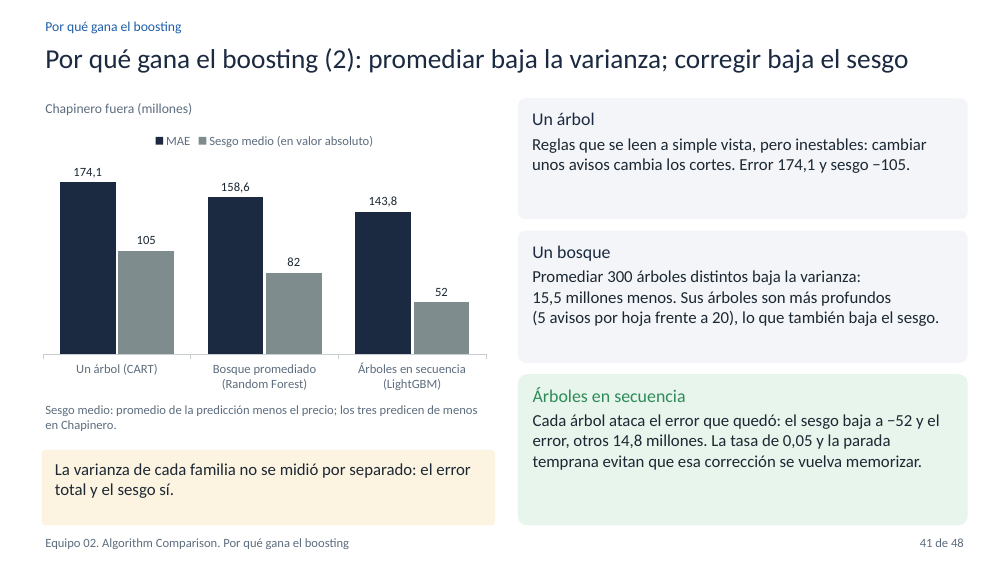
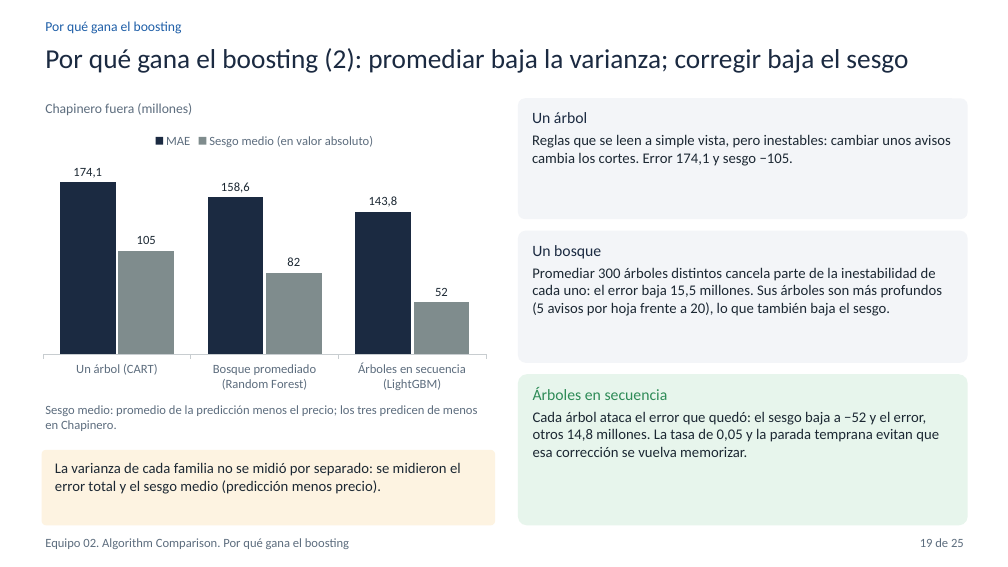
Before and after one commit to hsaguilera/BDML-PS03, a slide deck: slide 19 of 03_slides/compare_equipo_02.pptx (slide 41 before the commit). Drawn at 1008x567 pixels with LibreOffice and Linux fonts; fonts in the diff are those of the drawing. Boxes give left, top, right and bottom in pixels: in the first picture for what was removed or moved away, otherwise in the second. Text is boxed around its words. In the diff, an @@ line names an element or a change of style, - is before the commit and + after.

Commit message:
Reduce las presentaciones finales a 27 y 25 láminas para la exposición
Best Model Deep Dive queda con 27 láminas y Algorithm Comparison con 25,
con las cifras verificadas, las notas del orador recortadas para unos 20
minutos y el mapa de láminas del README actualizado. Los PDF de 03_slides
son los entregados.

```diff
--- a/03_slides/compare_equipo_02.pptx
+++ b/03_slides/compare_equipo_02.pptx
@@ rounded rectangle "Un árbol" at (518,98,968,219): size 17 to 15 pt in "Un árbol"; size 16 to 14 pt @@
@@ text in rounded rectangle at (532,267,943,316): text changed; size 16 to 14 pt @@
-Promediar 300 árboles distintos baja la varianza: 15,5 millones menos. Sus árboles son más profundos (5 avisos por hoja frente a 20), lo que también baja el sesgo.
+Promediar 300 árboles distintos cancela parte de la inestabilidad de cada uno: el error baja 15,5 millones. Sus árboles son más profundos (5 avisos por hoja frente a 20), lo que también baja el sesgo.
@@ text in rounded rectangle at (532,245,601,259): size 17 to 15 pt in "Un bosque" @@
@@ rounded rectangle "Árboles en secuencia" at (518,374,968,526): size 17 to 15 pt in "Árboles en secuencia"; size 16 to 14 pt in "Cada árbol ataca el error que quedó: ..." @@
@@ text in rounded rectangle at (55,462,461,494): text changed; size 16 to 14 pt @@
-La varianza de cada familia no se midió por separado: el error total y el sesgo sí.
+La varianza de cada familia no se midió por separado: se midieron el error total y el sesgo medio (predicción menos precio).
@@ text at (920,538,964,547): text changed @@
-41 de 48
+19 de 25
```
Also in this commit, not shown: 24 other slides changed, 23 slides removed, 9 other files.
